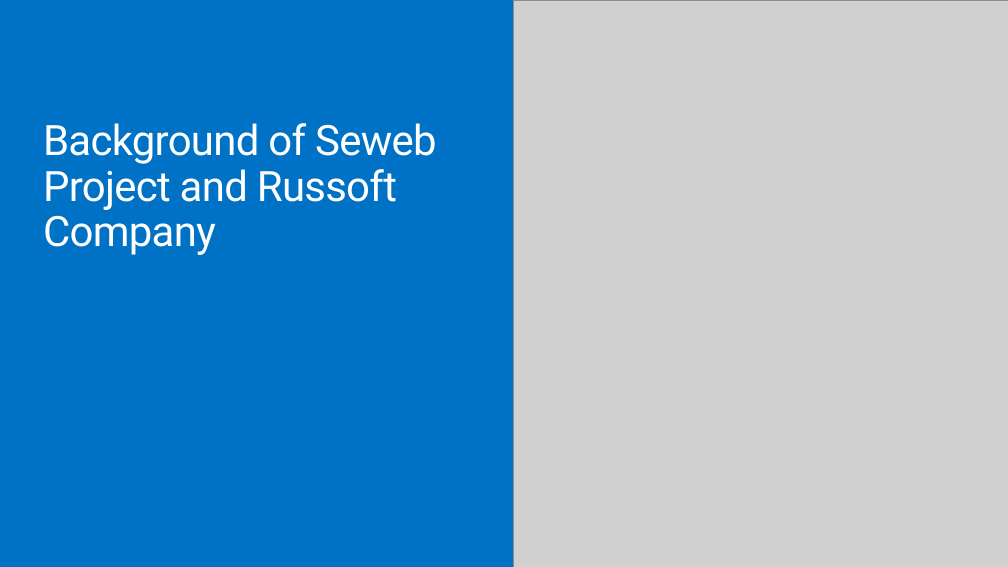
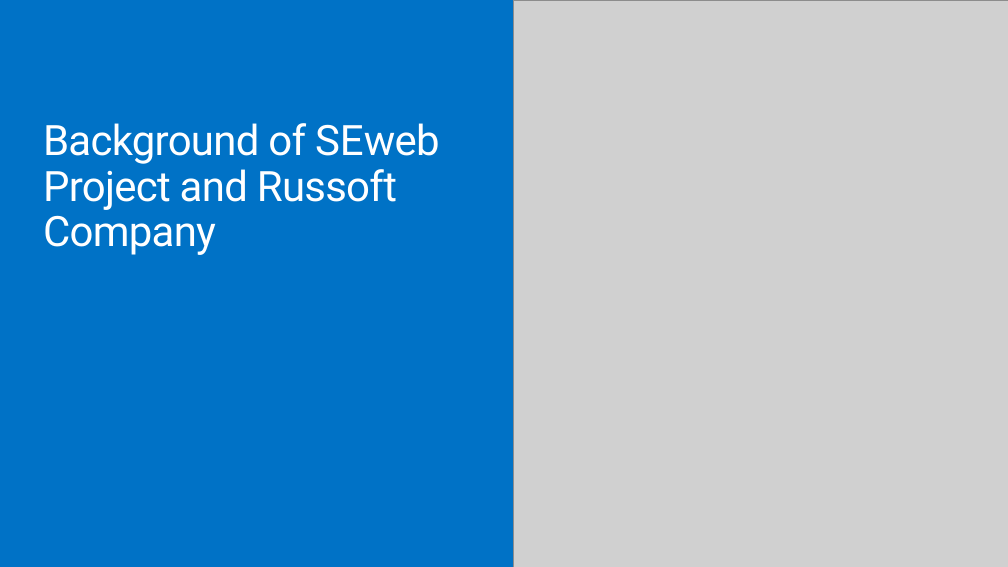
Before and after one commit to daotk/cdkpt, a slide deck: slide 5 of SPQM/Team Assignment/Team Assignment 01/big5.pptx. Drawn at 1008x567 pixels with LibreOffice and Linux fonts; fonts in the diff are those of the drawing; grey boxes stand for pictures. Boxes give left, top, right and bottom in pixels: in the first picture for what was removed or moved away, otherwise in the second. Text is boxed around its words. In the diff, an @@ line names an element or a change of style, - is before the commit and + after.

```diff
--- a/SPQM/Team Assignment/Team Assignment 01/big5.pptx
+++ b/SPQM/Team Assignment/Team Assignment 01/big5.pptx
@@ text at box(43, 123, 440, 255): text changed @@
-Background of Seweb Project and Russoft Company
+Background of SEweb Project and Russoft Company
```
